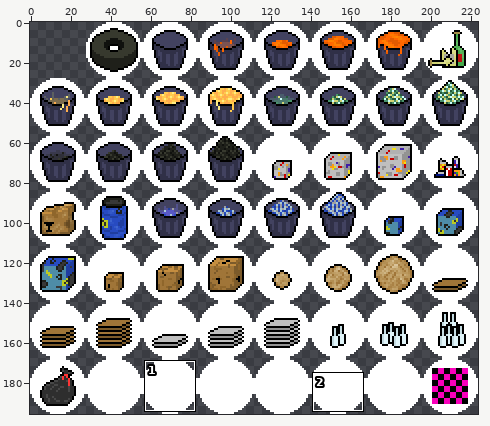
Sprite sheet -- assets/itemsbubbles.png. Above: a wide view before the commit, with the close-up outlined.
Close-up. Before:
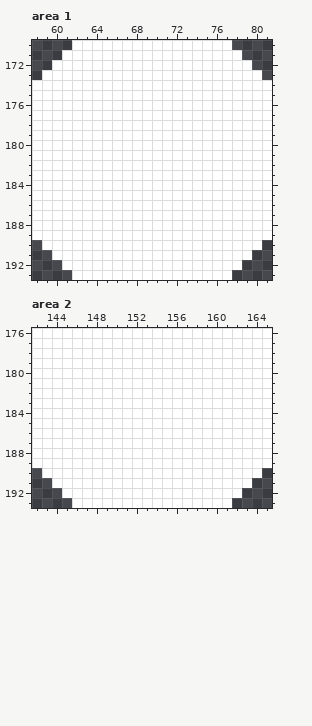
The file is 224x196 pixels. Colours within 5 levels of each other are drawn and written as one. Shown: area 1: x 58..81, y 170..193; area 2: x 142..165, y 176..193. The commit also changed other parts of the picture, which this record leaves out.
The result:
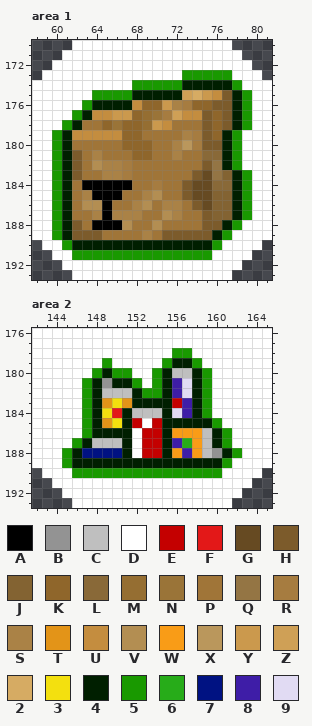
Palette (. is transparent): A #000000  B #939393  C #bfbfbf  D #ffffff  E #c40000  F #e31818  G #664a22  H #7c5b2b  J #836332  K #8f662b  L #896938  M #956e32  N #9a7438  P #a07538  Q #947544  R #a67c40  S #aa8246  T #e39418  U #c48d3f  V #b38e52  W #f99c17  X #ba975c  Y #cb994d  Z #cfa056  2 #d6ab63  3 #f3e00f  4 #001f00  5 #199900  6 #27ac19  7 #001282  8 #3e1da7  9 #e1dbf3
What changed:
Changed rows in their new state; - is an unchanged pixel.
Area 1:
first column x 60:
173 -------------55555--
174 --------55555444445-
175 ----555544444Z2YUH45
176 ---54444UKKYSRKKHH45
177 --54UUYYKMNRZUUHKH45
178 -54PPKNKKMYUPPPHKH45
179 54UUUUUKKPPPPSRHK45-
180 54PPPPPKKKPPSXRHH45-
181 54HPSPPPKKPPSPPLL45-
182 54HPVSSRPPPPPPPHQ45-
183 54HPPSSRPPPPPPHGQJ45
184 54PAAAAAPPRPPHGGLL45
185 54PSAAAPPSVPPHGGJJ45
186 54PVVAPPSVPSSPHGJJ45
187 54PPSASSSPPVSPPHJJ45
188 54HPAAAVPPVPPPPHH45-
189 54HHHPPPPSPHHHHH45--
190 -5444444444444445---
191 --55555555555555----
Area 2:
first column x 145:
178 -----------55-----
179 ----5-----5445----
180 ---5455--54CC45---
181 --54B445-548945---
182 --54CCC45548945---
183 --54T3T4444E845---
184 --543F4CCC49845---
185 --54T34E-E444445--
186 --54444-EE4WWWC45-
187 -54CCC4-EE486WC45-
188 5477774-EE4W8WCB45
189 54444444444444445-
190 -555555555555555--
